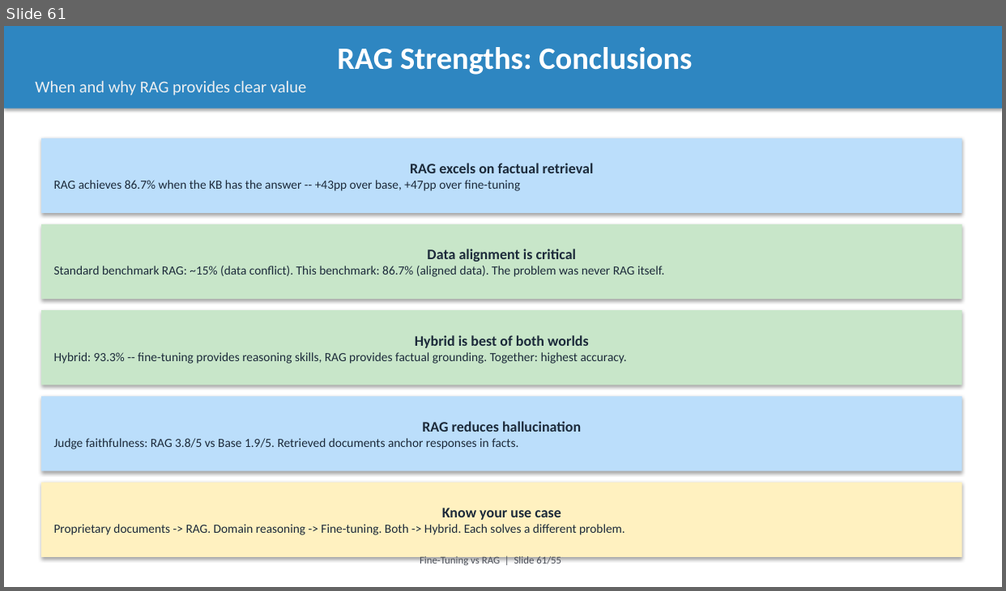
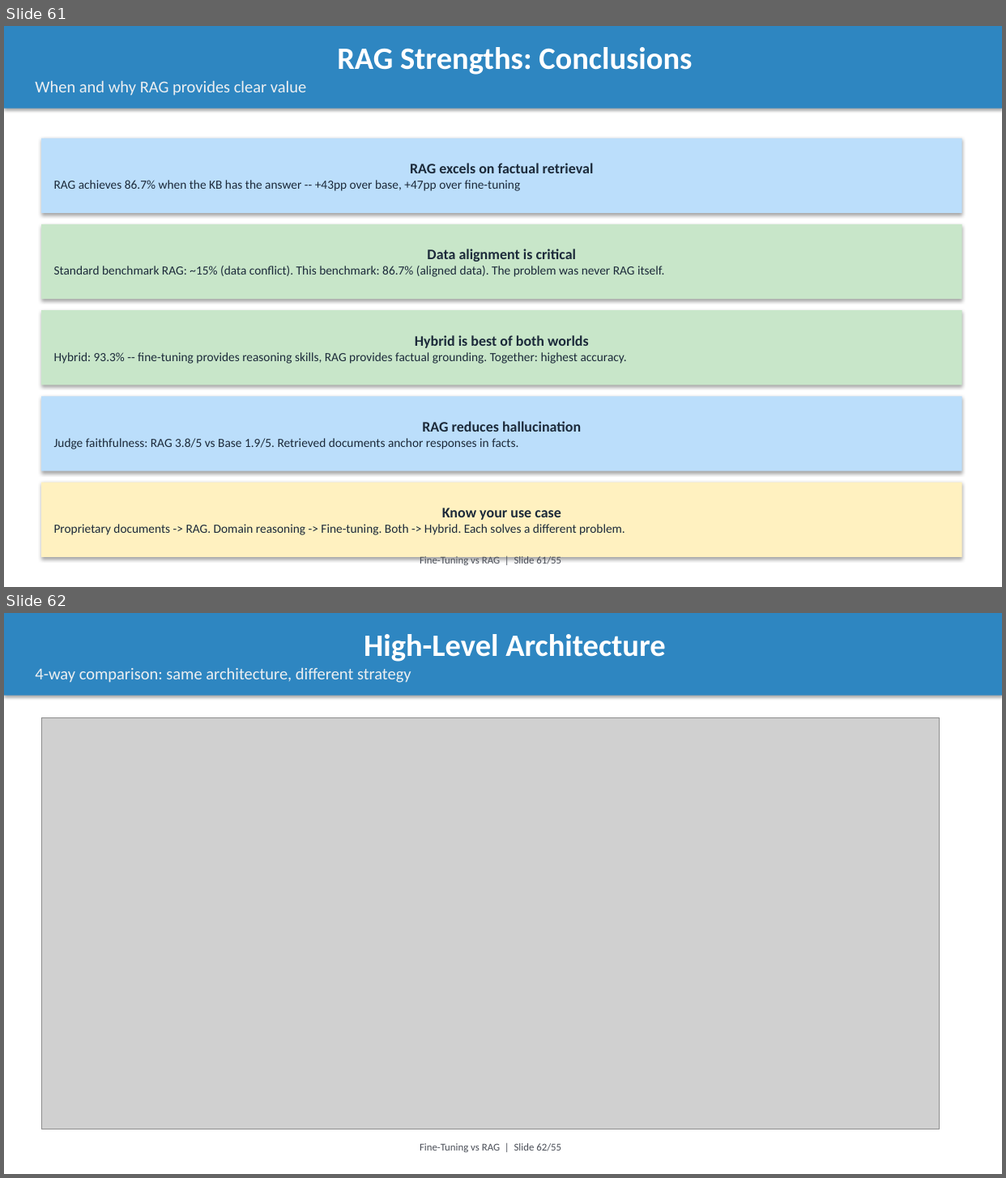
Before and after one commit to intelliswarm-ai/finetune-vs-rag, a slide deck: presentation.pptx. Shown one above the other, each under a label of ours: slide 61 before the commit, slides 61 and 62 after it. The pictures are 1006x591 and 1006x1178 pixels, drawn with LibreOffice and Linux fonts; fonts in the diff are those of the drawing; grey boxes stand for pictures. Boxes give left, top, right and bottom in pixels: in the first picture for what was removed or moved away, otherwise in the second. Text is boxed around its words. In the diff, an @@ line names an element or a change of style, - is before the commit and + after.

```diff
--- a/presentation.pptx
+++ b/presentation.pptx
@@ slide 62 added at (4, 613, 1002, 1174), background #FFFFFF @@
@@ rectangle added at (4, 613, 1002, 696), fill #2E86C1, 16 pt, text #ECEFF1 @@
+High-Level Architecture
+4-way comparison: same architecture, different strategy
@@ picture added at (41, 717, 940, 1130) @@
@@ text added at (420, 1144, 561, 1152), 10 pt, text #4A4E57 @@
+Fine-Tuning vs RAG | Slide 62/55
```
Also in this commit, not shown: 7 other slides added, 13 other files.
